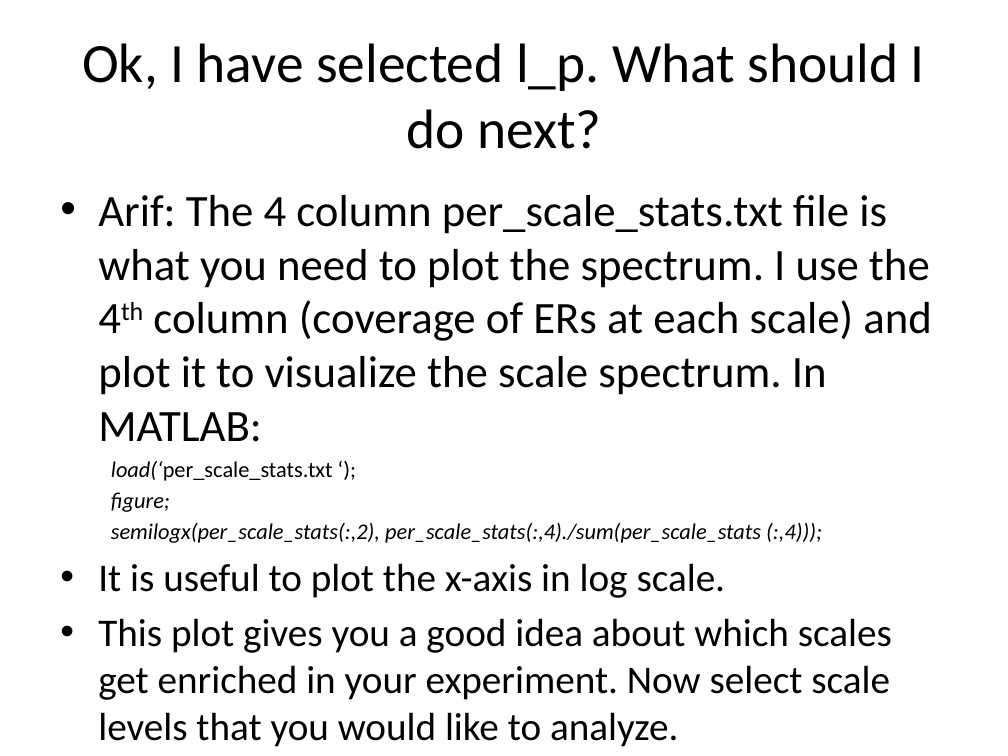
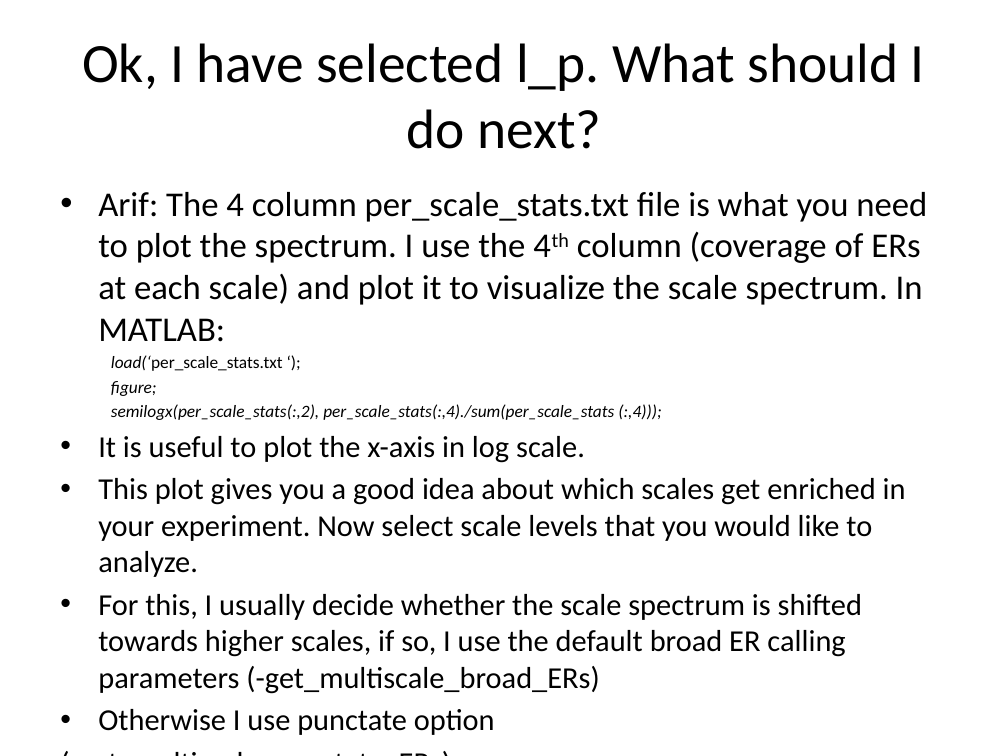
Before and after one commit to gersteinlab/MUSIC, a slide deck: slide 9 of Introduction to MUSIC.pptx (slide 8 before the commit). Drawn at 1008x756 pixels with LibreOffice and Linux fonts; fonts in the diff are those of the drawing. Boxes give left, top, right and bottom in pixels: in the first picture for what was removed or moved away, otherwise in the second. Text is boxed around its words. In the diff, an @@ line names an element or a change of style, - is before the commit and + after.

```diff
--- a/Introduction to MUSIC.pptx
+++ b/Introduction to MUSIC.pptx
@@ text at (x1=98, y1=192, x2=927, y2=577): size 32 to 24.8 pt in "Arif: The 4 column per_scale_stats.txt file is ..."; size 16 to 12.4 pt in "load(‘per_scale_stats.txt ‘);", "figure;", "semilogx(per_scale_stats(:,2), per_scale_stats(:,4)./sum(per ..."; size 28 to 21.7 pt in "It is useful to plot the x-axis ...", "This plot gives you a good idea ..."; less space between paragraphs @@
@@ text at (x1=98, y1=594, x2=862, y2=735): paragraphs added @@
+• For this, I usually decide whether the scale spectrum is shifted towards higher scales, if so, I use the default broad ER calling parameters (-get_multiscale_broad_ERs)
+• Otherwise I use punctate option
+(-get_multiscale_punctate_ERs)
```
Also in this commit, not shown: 2 other slides changed, 2 slides added.
